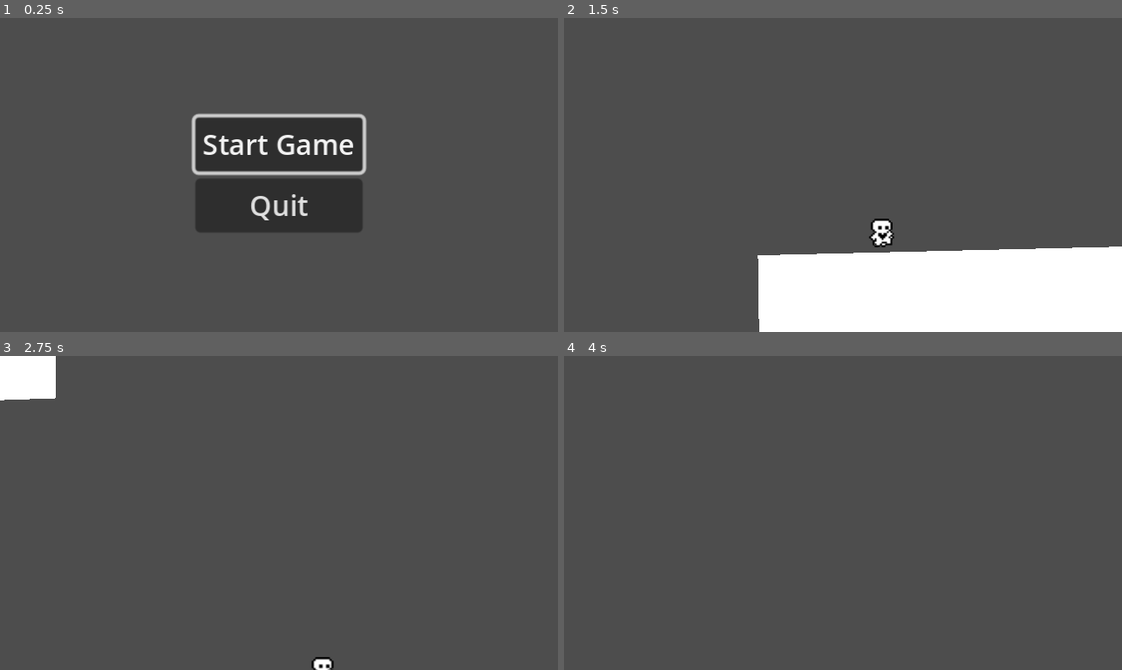
Above: before the commit, frames 1-4 (two rows, left to right).
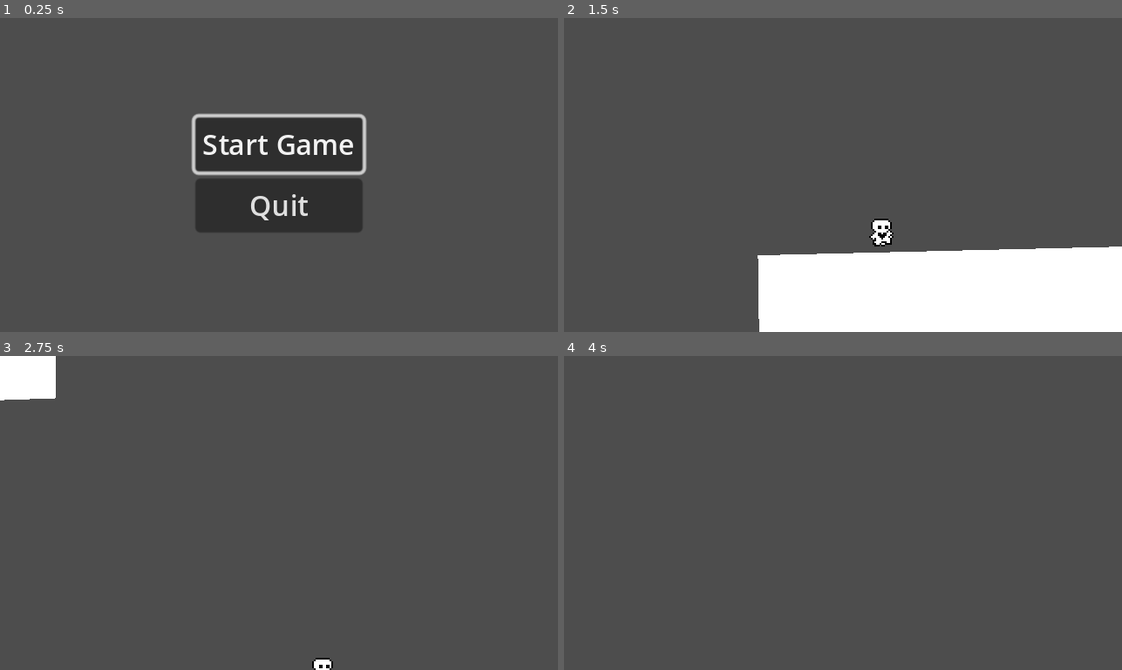
Above: after the commit, the same moments.

Repository: alwong18/AnimalExplorer
Game: Godot game, scene res://Scenes/start_menu.tscn
Two runs of this game, one before a commit and one after it. Both use one fixed random seed, a clock stepped at 60 frames per second and the inputs below.
Inputs:
- Up to frame 1 (0.25 s): no input
- Up to frame 2 (1.5 s): click "Start Game" at 0.5 s; hold Right (move_right) from 1.28 s (still down)
- Up to frame 3 (2.75 s): keep holding Right (move_right); tap Up (move_up) at 1.52, 2.27 s
- Up to frame 4 (4 s): release Right (move_right) at 2.78 s; hold Left (move_left) 2.78-3.53 s; tap Enter at 3.5 s; hold Right (move_right) from 3.53 s (still down); tap Up (move_up) at 3.77 s

The runs differ from the first frame. In frame 1, 0.3% of the frame differs, in the area x 36-61%, y 37-65%; in frame 2, 0.1%; in frame 3, less than 0.1%; in frame 4, nothing differs.

Commit message:
adjusted viewport settings

Diff:
--- a/project.godot
+++ b/project.godot
@@ -19,6 +19,8 @@
 
 window/size/viewport_width=320
 window/size/viewport_height=180
+window/size/window_width_override=1280
+window/size/window_height_override=720
 window/stretch/mode="canvas_items"
 
 [input]
@@ -52,3 +54,7 @@
 "events": [Object(InputEventKey,"resource_local_to_scene":false,"resource_name":"","device":-1,"window_id":0,"alt_pressed":false,"shift_pressed":false,"ctrl_pressed":false,"meta_pressed":false,"pressed":false,"keycode":0,"physical_keycode":32,"key_label":0,"unicode":32,"echo":false,"script":null)
 ]
 }
+
+[rendering]
+
+textures/canvas_textures/default_texture_filter=0
Not shown: 1 places in Scenes/World.tscn that only renumber resources
